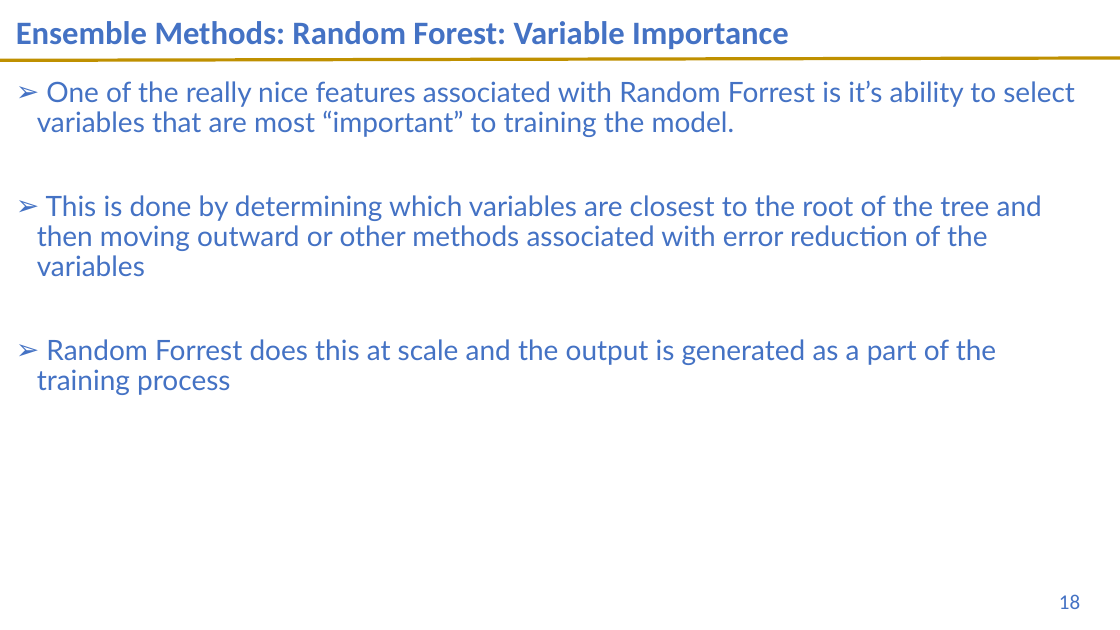
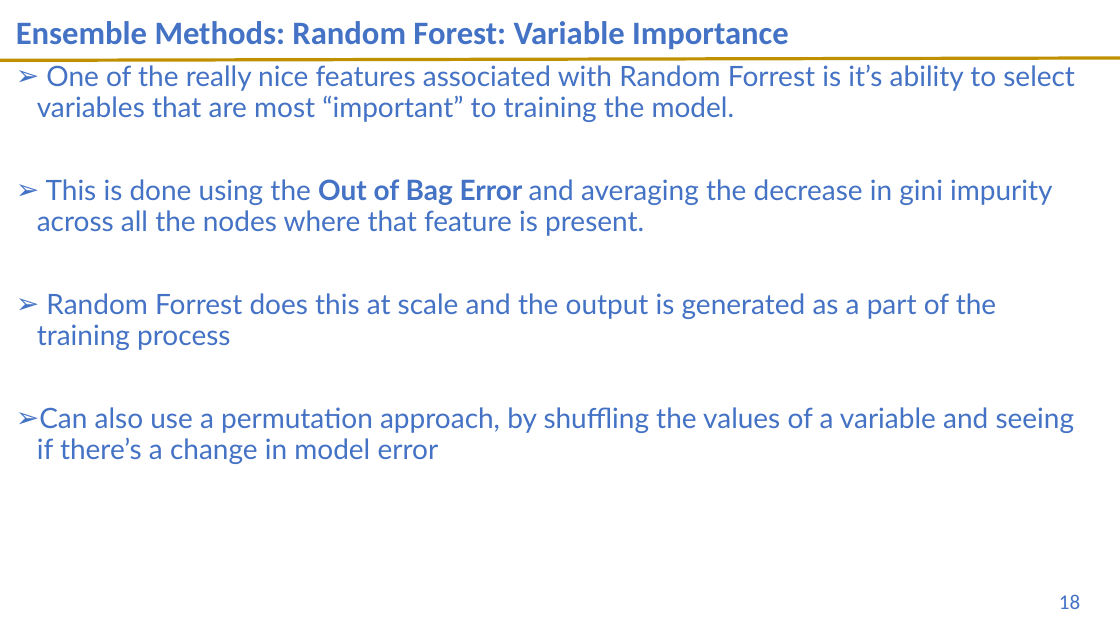
Before and after one commit to UVADS/DS-3001, a slide deck: slide 18 of 12_Ensemble_RF/Trees_Ensemble_11.9.20.pptx. Drawn at 1120x630 pixels with LibreOffice and Linux fonts; fonts in the diff are those of the drawing; background and template pictures are left out. Boxes give left, top, right and bottom in pixels: in the first picture for what was removed or moved away, otherwise in the second. Text is boxed around its words. In the diff, an @@ line names an element or a change of style, - is before the commit and + after.

```diff
--- a/12_Ensemble_RF/Trees_Ensemble_11.9.20.pptx
+++ b/12_Ensemble_RF/Trees_Ensemble_11.9.20.pptx
@@ text "One of the really nice ...": place and size @@
-text "One of the really nice ..." at [37,80,1075,395]
+text "One of the really nice ..." at [37,64,1075,464]
@@ text at [37,179,1052,236]: text changed @@
-➢ This is done by determining which variables are closest to the root of the tree and then moving outward or other methods associated with error reduction of the variables
+➢ This is done using the Out of Bag Error and averaging the decrease in gini impurity across all the nodes where that feature is present.
@@ text at [37,407,1075,464]: paragraph added @@
+➢ Can also use a permutation approach, by shuffling the values of a variable and seeing if there’s a change in model error
```
Also in this commit, not shown: 2 other slides changed, 3 slides added, 2 slides removed, 1 other file.
